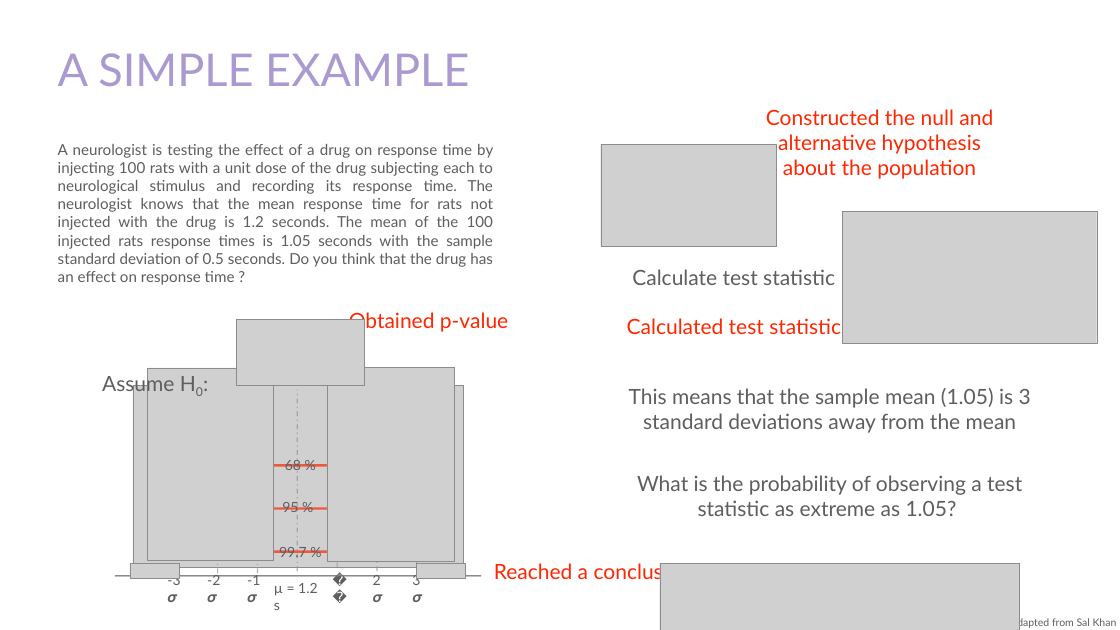
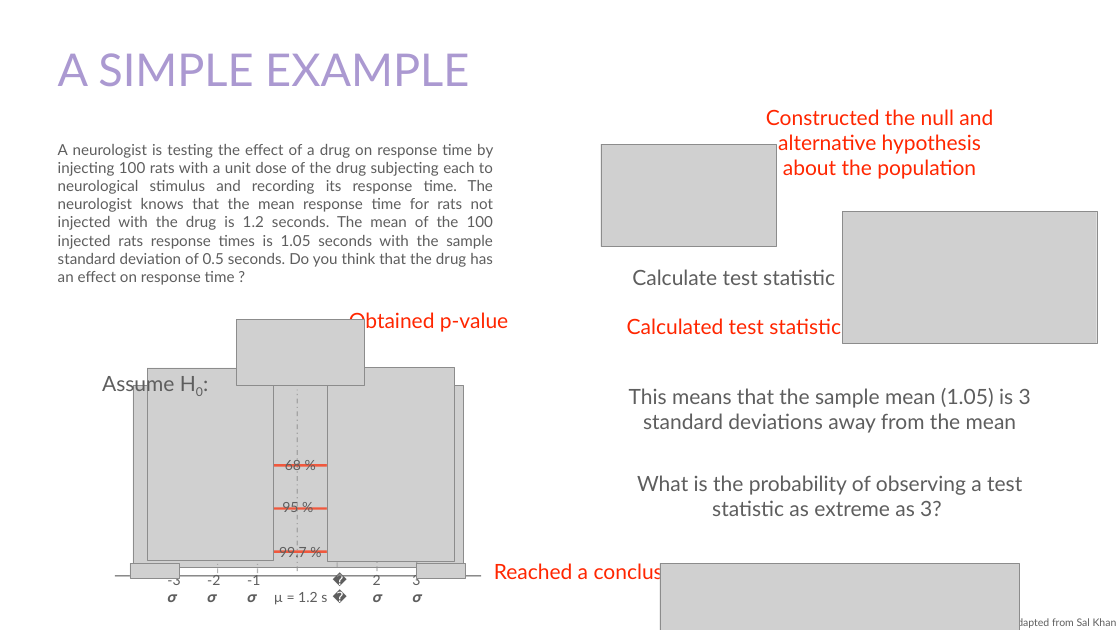
Before and after one commit to bioinformatics-core-shared-training/Bulk_RNAseq_Course_Base, a slide deck: slide 34 of additional_scripts_and_materials/07_Statistics_1.pptx. Drawn at 1120x630 pixels with LibreOffice and Linux fonts; fonts in the diff are those of the drawing; grey boxes stand for pictures; background and template pictures are left out. Boxes give left, top, right and bottom in pixels: in the first picture for what was removed or moved away, otherwise in the second. Text is boxed around its words. In the diff, an @@ line names an element or a change of style, - is before the commit and + after.

Commit message:
Added couple of slides to 07_Statistics_1

```diff
--- a/additional_scripts_and_materials/07_Statistics_1.pptx
+++ b/additional_scripts_and_materials/07_Statistics_1.pptx
@@ text at [637, 475, 1022, 516]: text changed @@
-What is the probability of observing a test statistic as extreme as 1.05?
+What is the probability of observing a test statistic as extreme as 3?
@@ text "µ = 1.2 s" rewrapped from [274, 583, 318, 610] to [274, 592, 327, 605] @@
```
Also in this commit, not shown: 14 other slides changed, 3 slides added, 2 slides removed, 3 other files.
